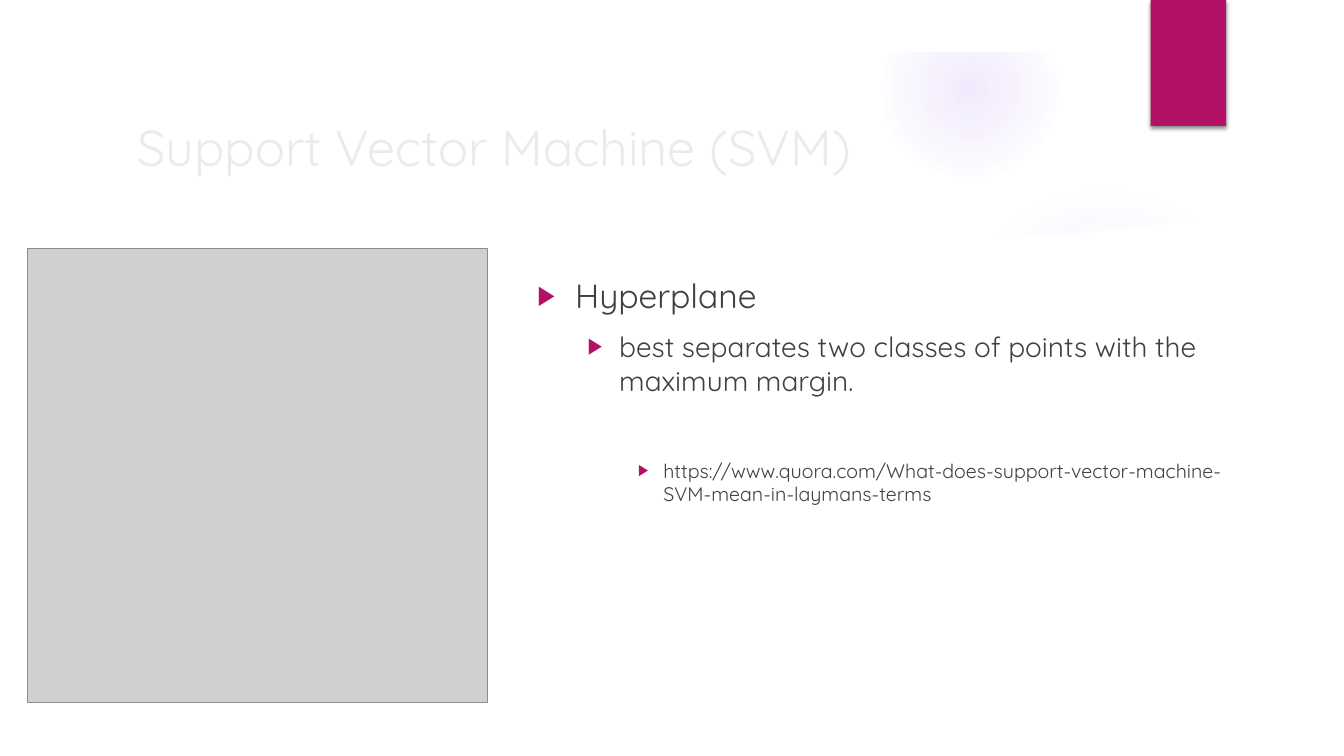
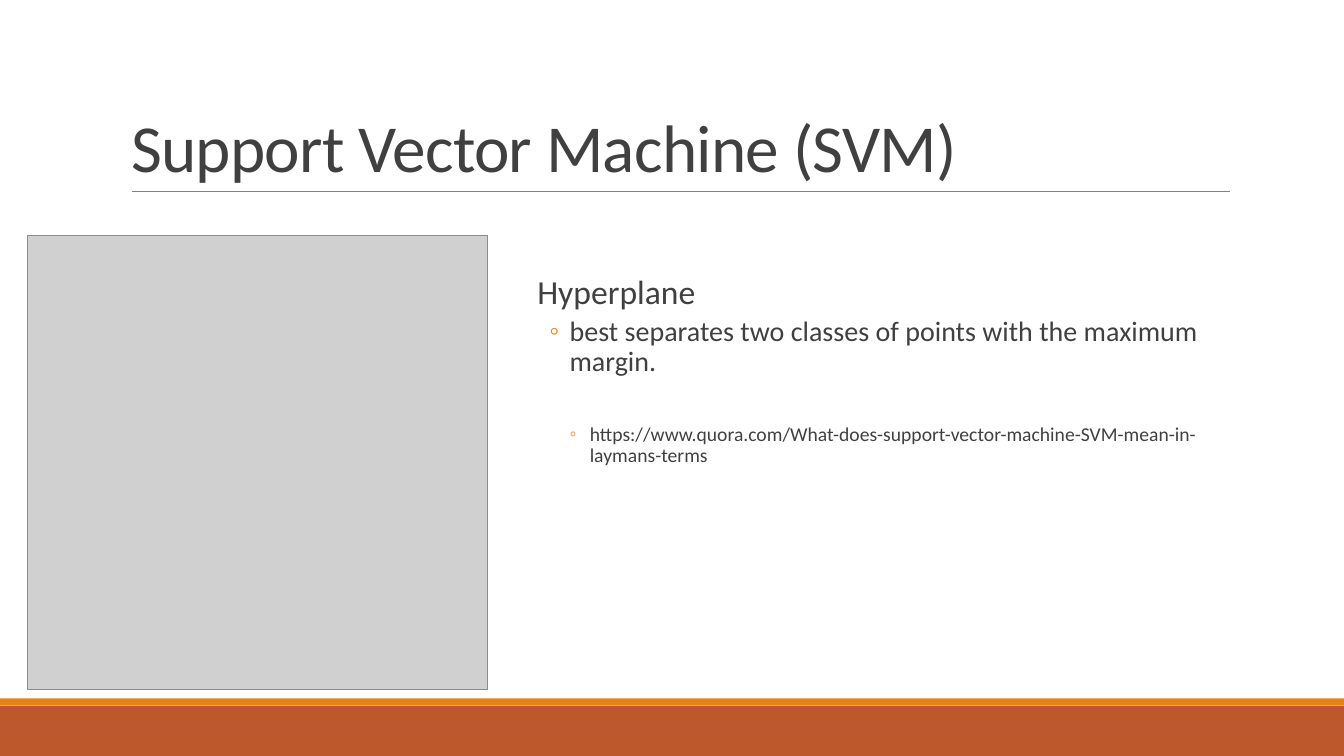
Before and after one commit to GregSimpson/SupportVectorMachine-CancerClassification, a slide deck: slide 7 of docs/gsimpson-CapstonePresentation.pptx (slide 6 before the commit). Drawn at 1344x756 pixels with LibreOffice and Linux fonts; fonts in the diff are those of the drawing; grey boxes stand for pictures; background and template pictures are left out. Boxes give left, top, right and bottom in pixels: in the first picture for what was removed or moved away, otherwise in the second. Text is boxed around its words. In the diff, an @@ line names an element or a change of style, - is before the commit and + after.

```diff
--- a/docs/gsimpson-CapstonePresentation.pptx
+++ b/docs/gsimpson-CapstonePresentation.pptx
@@ group removed at (x1=0, y1=0, x2=1344, y2=756): 4 ellipses, 3 freeform shapes @@
@@ rectangle removed at (x1=1150, y1=0, x2=1226, y2=126) @@
@@ title "Support Vector Machine (SVM)" moved from (x1=127, y1=107, x2=1093, y2=185) to (x1=131, y1=123, x2=957, y2=183) @@
@@ title "Support Vector Machine (SVM)" at (x1=131, y1=123, x2=957, y2=183): size 36 to 48 pt, font Quicksand to Calibri, text colour #EBEBEB to #404040, letter spacing 0 to -0.5 pt; line spacing 1 to 0.85; vertical alignment middle to bottom @@
@@ line added from (132, 192) to (1231, 192), #808080 0.5 pt @@
@@ picture moved from (x1=27, y1=249, x2=487, y2=703) to (x1=27, y1=236, x2=487, y2=690) @@
@@ text "Hyperplane" at (x1=537, y1=280, x2=1198, y2=465): font Quicksand to Calibri; bullet ▶ to  ; line spacing 1 to 0.9; more space between paragraphs; bullet colour #B31166 to #E48312; bullet ▶ to ◦; less space between paragraphs @@
@@ rectangle added at (x1=0, y1=706, x2=1344, y2=756), fill #BD582C @@
@@ rectangle added at (x1=0, y1=699, x2=1344, y2=706), fill #E48312 @@
```
Also in this commit, not shown: 10 other slides changed, 2 slides added, 1 slide removed, 3 other files.
